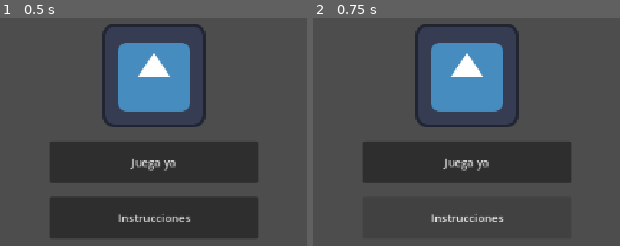
Above: before the commit, frames 1-2 (left to right).
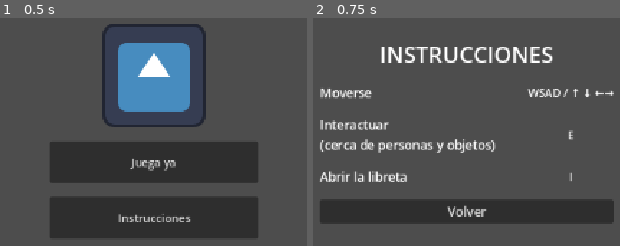
Above: after the commit, the same moments.

Repository: Laura26cal/UNlema
Game: Godot game, scene res://Scenes/main_menu.tscn
The game is run twice, just before and just after one commit, with the same random seed, the same clock (stepped at 60 frames per second) and the same inputs. Before the commit the project has no main scene; this scene is started directly in both runs. The engine's default icon, where the game draws it, is replaced by a stand-in: a white triangle on a blue panel in a dark square.
Inputs:
- Up to frame 1 (0.5 s): no input
- Up to frame 2 (0.75 s): click "Instrucciones" at 0.5 s

Frame 1 is identical in both runs. In frame 2, 28% of the frame differs, in the area x 2-99%, y 2-91%.

Commit message:
Create Instruction interface

Diff:
--- /dev/null
+++ b/Scenes/instructions.tscn
@@ -0,0 +1,77 @@
+[gd_scene format=3 uid="uid://byj2yc5msto8t"]
+
+[ext_resource type="Script" uid="uid://dhg0uv8vofvyh" path="res://Scripts/instructions.gd" id="1_8p7yn"]
+
+[node name="Instructions" type="Control" unique_id=1930346299]
+layout_mode = 3
+anchors_preset = 15
+anchor_right = 1.0
+anchor_bottom = 1.0
+grow_horizontal = 2
+grow_vertical = 2
+script = ExtResource("1_8p7yn")
+
+[node name="CenterContainer" type="CenterContainer" parent="." unique_id=1325164124]
+layout_mode = 1
+anchors_preset = 15
+anchor_right = 1.0
+anchor_bottom = 1.0
+grow_horizontal = 2
+grow_vertical = 2
+
+[node name="VBoxContainer" type="VBoxContainer" parent="CenterContainer" unique_id=2107995935]
+layout_mode = 2
+theme_override_constants/separation = 20
+
+[node name="Title" type="Label" parent="CenterContainer/VBoxContainer" unique_id=1024588946]
+layout_mode = 2
+theme_override_font_sizes/font_size = 32
+text = "INSTRUCCIONES"
+horizontal_alignment = 1
+
+[node name="ControlsGrid" type="GridContainer" parent="CenterContainer/VBoxContainer" unique_id=1190106942]
+layout_mode = 2
+theme_override_constants/h_separation = 40
+theme_override_constants/v_separation = 20
+columns = 2
+
+[node name="MovementLabel" type="Label" parent="CenterContainer/VBoxContainer/ControlsGrid" unique_id=398417019]
+custom_minimum_size = Vector2(260, 0)
+layout_mode = 2
+theme_override_font_sizes/font_size = 18
+text = "Moverse"
+
+[node name="MovementKeys" type="Label" parent="CenterContainer/VBoxContainer/ControlsGrid" unique_id=1108852082]
+layout_mode = 2
+text = "WSAD / ↑ ↓ ←→"
+horizontal_alignment = 1
+
+[node name="InteractLabel" type="Label" parent="CenterContainer/VBoxContainer/ControlsGrid" unique_id=1588449821]
+custom_minimum_size = Vector2(260, 0)
+layout_mode = 2
+theme_override_font_sizes/font_size = 18
+text = "Interactuar
+(cerca de personas y objetos)"
+
+[node name="InteractKeys" type="Label" parent="CenterContainer/VBoxContainer/ControlsGrid" unique_id=611527471]
+layout_mode = 2
+text = "E"
+horizontal_alignment = 1
+
+[node name="NotebookLabel" type="Label" parent="CenterContainer/VBoxContainer/ControlsGrid" unique_id=1704489025]
+custom_minimum_size = Vector2(260, 0)
+layout_mode = 2
+theme_override_font_sizes/font_size = 18
+text = "Abrir la libreta"
+
+[node name="NotebookKeys" type="Label" parent="CenterContainer/VBoxContainer/ControlsGrid" unique_id=112580558]
+layout_mode = 2
+text = "I"
+horizontal_alignment = 1
+
+[node name="BackButton" type="Button" parent="CenterContainer/VBoxContainer" unique_id=220547155]
+layout_mode = 2
+theme_override_font_sizes/font_size = 18
+text = "Volver"
+
+[connection signal="pressed" from="CenterContainer/VBoxContainer/BackButton" to="." method="_on_back_button_pressed"]
--- a/Scenes/main_menu.tscn
+++ b/Scenes/main_menu.tscn
@@ -1,6 +1,7 @@
 [gd_scene format=3 uid="uid://d3lmew3h56na3"]
 
 [ext_resource type="Texture2D" uid="uid://cykgvjxfgoolh" path="res://icon.svg" id="1_28flt"]
+[ext_resource type="Script" uid="uid://bj3o4md0fe4wk" path="res://Scripts/main_menu.gd" id="1_48xlc"]
 
 [node name="MainMenu" type="Control" unique_id=1134867910]
 layout_mode = 3
@@ -9,6 +10,7 @@
 anchor_bottom = 1.0
 grow_horizontal = 2
 grow_vertical = 2
+script = ExtResource("1_48xlc")
 
 [node name="CenterContainer" type="CenterContainer" parent="." unique_id=148047645]
 layout_mode = 1
@@ -34,7 +36,9 @@
 layout_mode = 2
 text = "Juega ya"
 
-[node name="InstrucctionsButton" type="Button" parent="CenterContainer/VBoxContainer" unique_id=1916736975]
+[node name="InstructionsButton" type="Button" parent="CenterContainer/VBoxContainer" unique_id=1916736975]
 custom_minimum_size = Vector2(250, 60)
 layout_mode = 2
 text = "Instrucciones"
+
+[connection signal="pressed" from="CenterContainer/VBoxContainer/InstructionsButton" to="." method="_on_instructions_button_pressed"]
--- /dev/null
+++ b/Scripts/instructions.gd
@@ -0,0 +1,14 @@
+extends Control
+
+
+# Called when the node enters the scene tree for the first time.
+func _ready():
+	pass # Replace with function body.
+
+
+# Called every frame. 'delta' is the elapsed time since the previous frame.
+func _process(delta):
+	pass
+
+func _on_back_button_pressed():
+	get_tree().change_scene_to_file("res://Scenes/main_menu.tscn")
--- /dev/null
+++ b/Scripts/main_menu.gd
@@ -0,0 +1,15 @@
+extends Control
+
+
+# Called when the node enters the scene tree for the first time.
+func _ready():
+	pass # Replace with function body.
+
+
+# Called every frame. 'delta' is the elapsed time since the previous frame.
+func _process(delta):
+	pass
+
+func _on_instructions_button_pressed():
+	print("¡Se presionó el botón de instrucciones!")
+	get_tree().change_scene_to_file("res://Scenes/instructions.tscn")
--- a/project.godot
+++ b/project.godot
@@ -11,6 +11,7 @@
 [application]
 
 config/name="UNlema"
+run/main_scene="uid://d3lmew3h56na3"
 config/features=PackedStringArray("4.7", "GL Compatibility")
 config/icon="res://icon.svg"
 
Not shown, added: Scripts/instructions.gd.uid
Not shown, added: Scripts/main_menu.gd.uid
